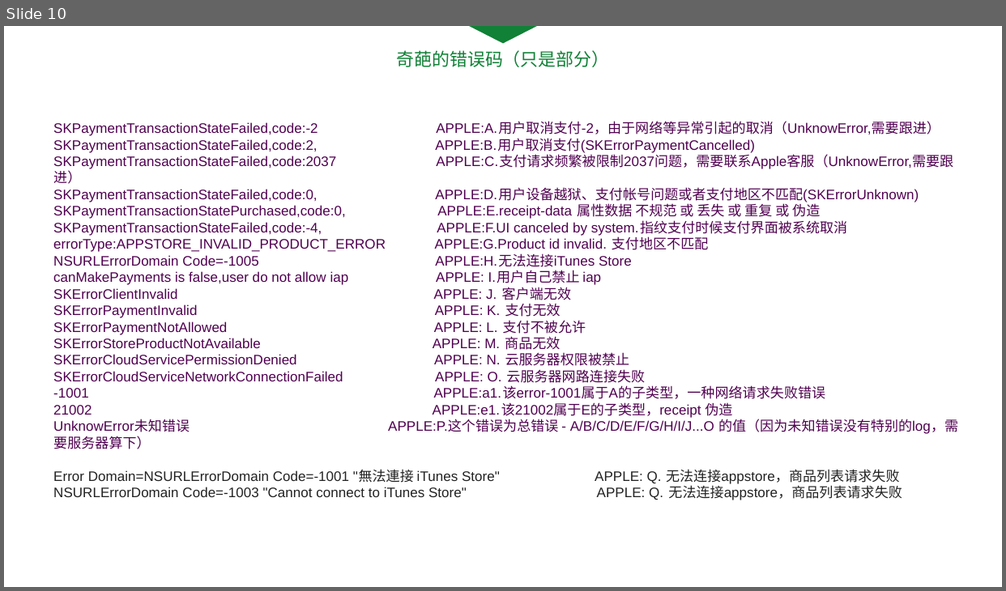
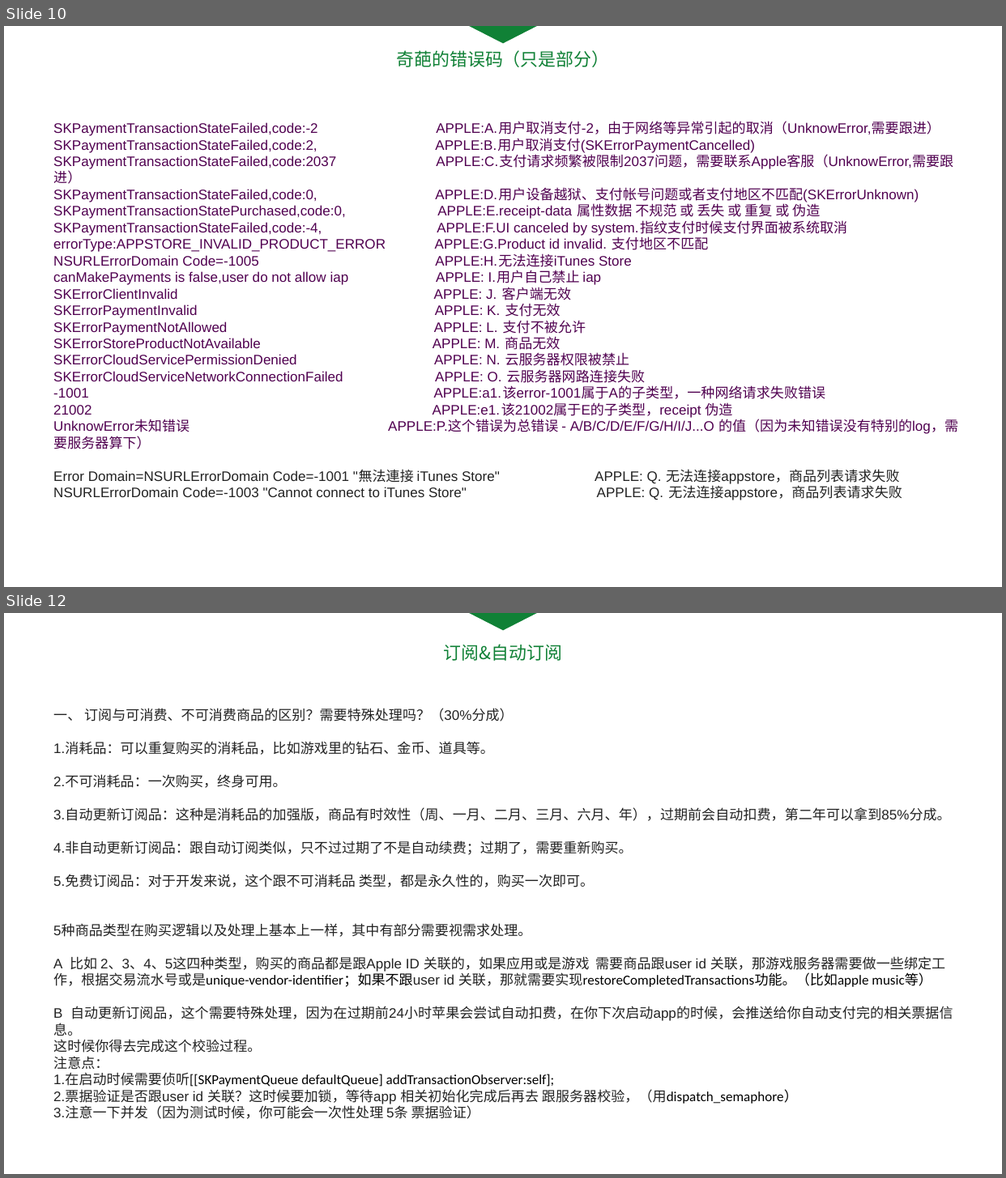
Before and after one commit to qiyer/ApplePayDemo, a slide deck: Pay_PPT/Apple_Pay.pptx. Shown one above the other, each under a label of ours: slide 10 before the commit, slides 10 and 12 after it; the slides between them are not shown. The pictures are 1006x591 and 1006x1178 pixels, drawn with LibreOffice and Linux fonts; fonts in the diff are those of the drawing. Boxes give left, top, right and bottom in pixels: in the first picture for what was removed or moved away, otherwise in the second. Text is boxed around its words. In the diff, an @@ line names an element or a change of style, - is before the commit and + after.

Commit message:
update 订阅
update 订阅

```diff
--- a/Pay_PPT/Apple_Pay.pptx
+++ b/Pay_PPT/Apple_Pay.pptx
@@ slide 12 added at bbox=[4, 613, 1002, 1174], background #FFFFFF @@
@@ triangle added at bbox=[467, 613, 539, 630], fill #108136 @@
@@ text added at bbox=[444, 644, 562, 661], 18 pt, text #108136 @@
+订阅&自动订阅
@@ text added at bbox=[53, 708, 953, 1119], 14 pt, text #222222 @@
+一、 订阅与可消费、不可消费商品的区别？需要特殊处理吗？（30%分成）
+1.消耗品：可以重复购买的消耗品，比如游戏里的钻石、金币、道具等。
+2.不可消耗品：一次购买，终身可用。
+3.自动更新订阅品：这种是消耗品的加强版，商品有时效性（周、一月、二月、三月、六月、年），过期前会自动扣费，第二年可以拿到85%分成。
+4.非自动更新订阅品：跟自动订阅类似，只不过过期了不是自动续费；过期了，需要重新购买。
+5.免费订阅品：对于开发来说，这个跟不可消耗品 类型，都是永久性的，购买一次即可。
+5种商品类型在购买逻辑以及处理上基本上一样，其中有部分需要视需求处理。
+A 比如 2、3、4、5这四种类型，购买的商品都是跟Apple ID 关联的，如果应用或是游戏 需要商品跟user id 关联，那游戏服务器需要做一些绑定工作，根据交易流水号或是unique-vendor-identifier；如果不跟user id 关联，那就需要实现restoreCompletedTransactions功能。（比如apple music等）
+B 自动更新订阅品，这个需要特殊处理，因为在过期前24小时苹果会尝试自动扣费，在你下次启动app的时候，会推送给你自动支付完的相关票据信息。
+这时候你得去完成这个校验过程。
+注意点：
+1.在启动时候需要侦听[[SKPaymentQueue defaultQueue] addTransactionObserver:self];
+2.票据验证是否跟user id 关联？这时候要加锁，等待app 相关初始化完成后再去 跟服务器校验，（用dispatch_semaphore）
+3.注意一下并发（因为测试时候，你可能会一次性处理 5条 票据验证）
```
Also in this commit, not shown: 4 slides changed, 4 other slides added, 2 other files.
